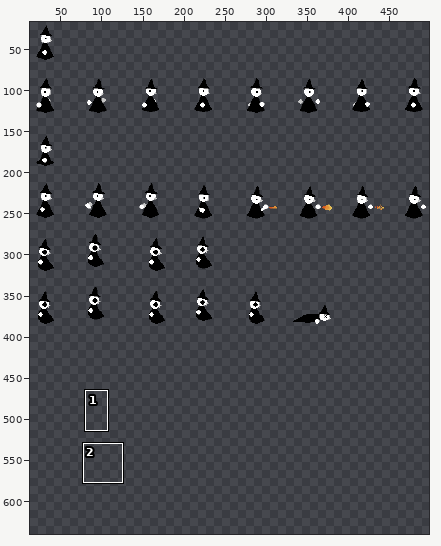
Two states of a sprite sheet, GameEngine/img/AnimationSheet.png. Above, an overview of the earlier version with the close-up marked.
Close-up. The starting point:
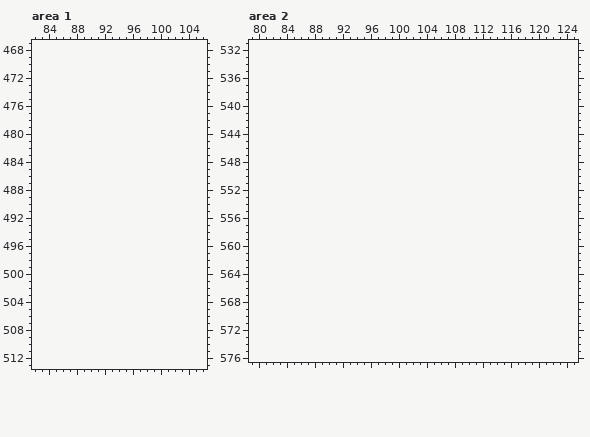
The file is 512x384 pixels. Shown: area 1: x 82..106, y 467..513; area 2: x 79..125, y 531..576. The old version is drawn lined up with the new one, on the new canvas. The wide view leaves out empty margins. The commit also changed other parts of the picture, which this record leaves out.
New version:
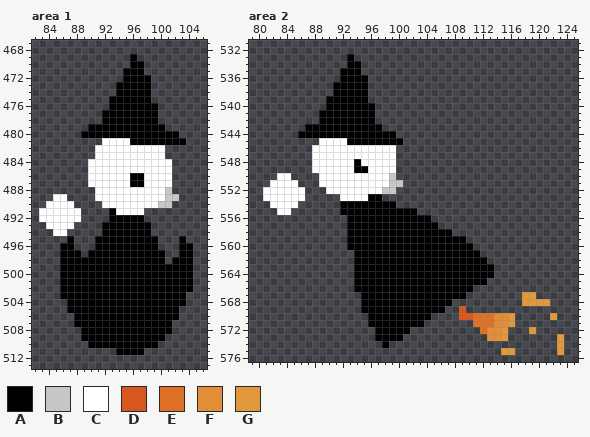
Palette (. is transparent): A #000000  B #c7c7c7  C #ffffff  D #d75720  E #df7126  F #e18e37  G #e2993c
Changes in this commit:
canvas 512x384 -> 512x640
Changed rows in their new state; - is an unchanged pixel.
Area 1:
first column x 83:
469 -------------A--------
470 -------------AA-------
471 ------------AAA-------
472 ------------AAAA------
473 -----------AAAAA------
474 -----------AAAAA------
475 ----------AAAAAA------
476 ----------AAAAAAA-----
477 ---------AAAAAAAA-----
478 ---------AAAAAAAA-----
479 -------AAAAAAAAAAA----
480 ------AAAAAAAAAAAAAA--
481 ---------CCCCAAAAAAAA-
482 --------CCCCCCCCCC----
483 --------CCCCCCCCCC----
484 -------CCCCCCCCCCCC---
485 -------CCCCCCCCCCCC---
486 -------CCCCCCAACCCC---
487 -------CCCCCCAACCCC---
488 --------CCCCCCCCCCB---
489 --CC----CCCCCCCCCCBB--
490 -CCCC----CCCCCCCCBB---
491 CCCCCC----ACCCC-------
492 CCCCCC----AAAAA-------
493 -CCCC----AAAAAAA------
494 --CC-----AAAAAAA------
495 ----A---AAAAAAAAA---A-
496 ---AA---AAAAAAAAA---AA
497 ---AAA-AAAAAAAAAAA--AA
498 ---AAAAAAAAAAAAAAA-AAA
499 ---AAAAAAAAAAAAAAAAAAA
500 ---AAAAAAAAAAAAAAAAAAA
501 ---AAAAAAAAAAAAAAAAAAA
502 ---AAAAAAAAAAAAAAAAAAA
503 ---AAAAAAAAAAAAAAAAAA-
504 ----AAAAAAAAAAAAAAAAA-
505 ----AAAAAAAAAAAAAAAA--
506 -----AAAAAAAAAAAAAAA--
507 -----AAAAAAAAAAAAAA---
508 ------AAAAAAAAAAAAA---
509 ------AAAAAAAAAAAA----
510 -------AAAAAAAAAA-----
511 -----------AAAA-------
Area 2:
first column x 81:
533 ------------A------------------------------
534 ------------AA-----------------------------
535 -----------AAA-----------------------------
536 -----------AAAA----------------------------
537 ----------AAAAA----------------------------
538 ----------AAAAA----------------------------
539 ---------AAAAAA----------------------------
540 ---------AAAAAAA---------------------------
541 --------AAAAAAAA---------------------------
542 --------AAAAAAAA---------------------------
543 ------AAAAAAAAAAA--------------------------
544 -----AAAAAAAAAAAAAA------------------------
545 --------CCCCAAAAAAAA-----------------------
546 -------CCCCCCCCCCCC------------------------
547 -------CCCCCCCCCCCC------------------------
548 -------CCCCCCACCCCC------------------------
549 -------CCCCCCAACCCC------------------------
550 --CC----CCCCCCCCCCB------------------------
551 -CCCC---CCCCCCCCCCBB-----------------------
552 CCCCCC---CCCCCCCCBB------------------------
553 CCCCCC-----CCCCAA--------------------------
554 -CCCC------AAAAAAAA------------------------
555 --CC-------AAAAAAAAAAA---------------------
556 ------------AAAAAAAAAAAA-------------------
557 ------------AAAAAAAAAAAAA------------------
558 ------------AAAAAAAAAAAAAAA----------------
559 ------------AAAAAAAAAAAAAAAAA--------------
560 ------------AAAAAAAAAAAAAAAAAA-------------
561 -------------AAAAAAAAAAAAAAAAAA------------
562 -------------AAAAAAAAAAAAAAAAAAA-----------
563 -------------AAAAAAAAAAAAAAAAAAAA----------
564 -------------AAAAAAAAAAAAAAAAAAAA----------
565 -------------AAAAAAAAAAAAAAAAAAA-----------
566 -------------AAAAAAAAAAAAAAAAA-------------
567 --------------AAAAAAAAAAAAAAA--------GG----
568 --------------AAAAAAAAAAAAA----------GGGG--
569 --------------AAAAAAAAAAAA--D--------------
570 ---------------AAAAAAAAA----DDEEEFFG-----G-
571 ---------------AAAAAAAA-------EEEFFG-------
572 ----------------AAAAA----------EFFG---G----
573 ----------------AAAA------------FFG-------G
574 -----------------A------------------------G
575 ----------------------------------GG------G
Boxes around the changes in both close-ups, in picture pixels (x1, y1, x2, y2):
added: (39, 54, 193, 355)
added: (263, 54, 564, 355)
